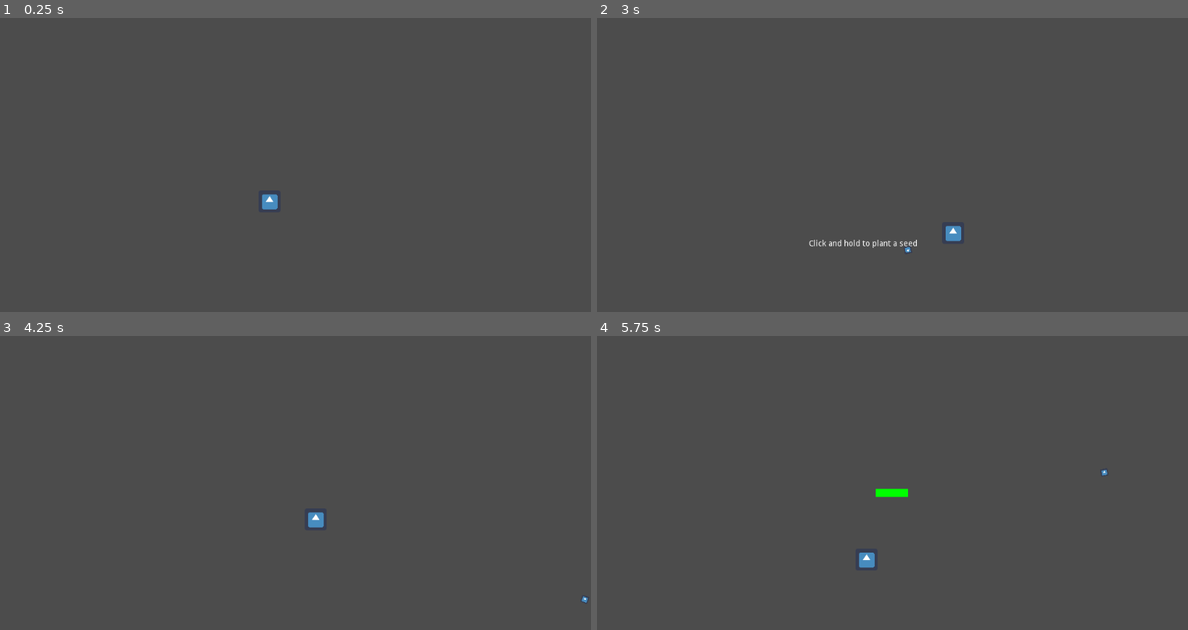
Above: before the commit, frames 1-4 (two rows, left to right).
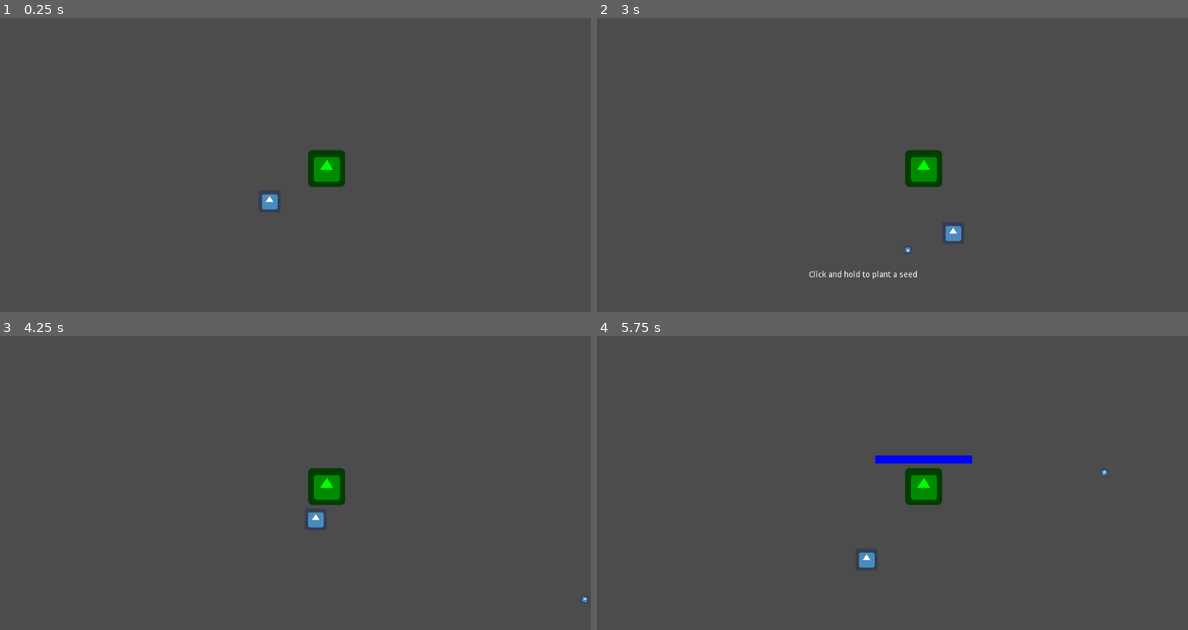
Above: after the commit, the same moments.

Repository: HedgeLizards/GGJ22
Game: Godot game, scene res://scenes/Main.tscn
Same seed, same stepped clock (60 frames per second), same inputs: the game is played once before the commit and once after it. The engine's default icon, where the game draws it, is replaced by a stand-in: a white triangle on a blue panel in a dark square.
Inputs (mouse positions are in pixels of both pictures, inside the frame that each line leads up to):
- Up to frame 1 (0.25 s): no input
- Up to frame 2 (3 s): tap Enter at 0.5 s; move the mouse to (1022, 173) at 0.52 s; press the mouse at (1022, 173) at 0.53 s; hold D (right) 0.53-1.28 s; move the mouse to (774, 209) at 1.27 s; release the mouse at (774, 209) at 1.28 s; hold S (down) 1.28-2.03 s; click (774, 209) at 1.35 s; move the mouse to (951, 115) at 2.02 s; press the mouse at (951, 115) at 2.03 s; hold D (right) 2.03-2.78 s; move the mouse to (862, 259) at 2.77 s; release the mouse at (862, 259) at 2.78 s; hold W (up) from 2.78 s (still down); click (862, 259) at 2.85 s
- Up to frame 3 (4.25 s): move the mouse to (472, 559) at 3.52 s; release W (up) at 3.53 s; press the mouse at (472, 559) at 3.53 s; hold A (left) from 3.53 s (still down)
- Up to frame 4 (5.75 s): move the mouse to (715, 456) at 4.27 s; release the mouse at (715, 456) at 4.28 s; click (715, 456) at 4.35 s; move the mouse to (922, 509) at 5.02 s; release A (left) at 5.03 s; press the mouse at (922, 509) at 5.03 s; hold S (down) from 5.03 s (still down)

The runs differ from the first frame. In frame 1, 0.8% of the frame differs, in the area x 52-59%, y 44-58%; in frame 2, 1.2%; in frame 3, 0.8%; in frame 4, 1.4%, in the area x 47-64%, y 40-58%.

Commit message:
implemented Plant

Diff:
--- a/scenes/Main.tscn
+++ b/scenes/Main.tscn
@@ -1,9 +1,15 @@
-[gd_scene load_steps=3 format=2]
+[gd_scene load_steps=5 format=2]
 
 [ext_resource path="res://scenes/Player.tscn" type="PackedScene" id=1]
 [ext_resource path="res://scripts/Tooltip.gd" type="Script" id=2]
+[ext_resource path="res://scripts/Main.gd" type="Script" id=3]
+[ext_resource path="res://scenes/Plant.tscn" type="PackedScene" id=4]
 
 [node name="Main" type="Node"]
+script = ExtResource( 3 )
+
+[node name="Plant" parent="." instance=ExtResource( 4 )]
+position = Vector2( 566, 262 )
 
 [node name="Player" parent="." instance=ExtResource( 1 )]
 position = Vector2( 467, 319 )
--- /dev/null
+++ b/scenes/Plant.tscn
@@ -0,0 +1,24 @@
+[gd_scene load_steps=4 format=2]
+
+[ext_resource path="res://assets/icon.png" type="Texture" id=1]
+[ext_resource path="res://scripts/Plant.gd" type="Script" id=2]
+
+[sub_resource type="CircleShape2D" id=1]
+radius = 50.0
+
+[node name="Plant" type="Node2D"]
+script = ExtResource( 2 )
+
+[node name="Area2D" type="Area2D" parent="."]
+monitoring = false
+monitorable = false
+
+[node name="CollisionShape2D" type="CollisionShape2D" parent="Area2D"]
+shape = SubResource( 1 )
+
+[node name="Sprite" type="Sprite" parent="."]
+modulate = Color( 0, 1, 0, 1 )
+texture = ExtResource( 1 )
+
+[connection signal="mouse_entered" from="Area2D" to="." method="_on_Area2D_mouse_entered"]
+[connection signal="mouse_exited" from="Area2D" to="." method="_on_Area2D_mouse_exited"]
--- /dev/null
+++ b/scripts/Main.gd
@@ -0,0 +1,4 @@
+extends Node
+
+var seeds = 5
+var hovered_plant
--- /dev/null
+++ b/scripts/Plant.gd
@@ -0,0 +1,37 @@
+extends Node2D
+
+var humidity = 1
+var watered = false
+var fullgrown = false
+
+onready var Main = get_parent()
+onready var Tooltip = Main.get_node('Tooltip')
+
+func _process(delta):
+	if watered:
+		humidity = min(humidity + delta / 2, 1)
+	else:
+		humidity -= delta / 20
+
+		if humidity <= 0:
+			_on_Area2D_mouse_exited()
+
+			queue_free()
+
+	update()
+
+func _on_Area2D_mouse_entered():
+	Main.hovered_plant = self
+
+	Tooltip.text = 'Click and hold to water the plant'
+
+func _on_Area2D_mouse_exited():
+	if Main.hovered_plant == self:
+		Main.hovered_plant = null
+
+		Tooltip.text = 'Click and hold to plant a seed'
+
+func _draw():
+	if Main.hovered_plant == self:
+		draw_rect(Rect2(-82, -52, 164, 10), Color.blue, false, 4)
+		draw_rect(Rect2(-80, -50, 160 * humidity, 6), Color.blue)
--- a/scripts/Tooltip.gd
+++ b/scripts/Tooltip.gd
@@ -1,13 +1,18 @@
 extends Label
 
+enum { IDLE, PLANTING, WATERING, HARVESTING }
+
+var action = IDLE
+var plant
 var animation = 0
 
 onready var Player = $'../Player'
+onready var Main = get_parent()
 onready var viewport = get_viewport()
 
 func update_position_and_visibility(mouse_position):
 	if mouse_position.distance_to(Player.position) < 200:
-		rect_position = mouse_position - Vector2(rect_size.x / 2, rect_size.y + 20)
+		rect_position = mouse_position + Vector2(-rect_size.x / 2, 20)
 
 		Input.set_default_cursor_shape(CURSOR_POINTING_HAND)
 
@@ -18,30 +23,48 @@
 		visible = false
 
 func _input(event):
-	if event is InputEventMouseMotion && animation == 0:
+	if event is InputEventMouseMotion && action == IDLE:
 		update_position_and_visibility(event.position)
-	elif event is InputEventMouseButton && event.button_index == BUTTON_LEFT:
+	elif visible && event is InputEventMouseButton && event.button_index == BUTTON_LEFT:
 		if event.pressed:
-			visible_characters = 0
+			percent_visible = 0
 
-			$Tween.interpolate_property(self, 'animation', null, 1, 2)
-			$Tween.start()
+			if Main.hovered_plant == null:
+				$Tween.interpolate_property(self, 'animation', 0, 1, 2)
+				$Tween.start()
+
+				action = PLANTING
+			elif Main.hovered_plant.fullgrown:
+				action = HARVESTING
+			else:
+				action = WATERING
+
+				plant = Main.hovered_plant
+				plant.watered = true
 		else:
-			visible_characters = -1
+			percent_visible = 1
 
-			if animation > 0:
+			if action != IDLE:
 				$Tween.remove_all()
 
 				_on_Tween_tween_completed(null, null)
+
+				action = IDLE
 
 func _on_Tween_tween_step(object, key, elapsed, value):
 	update()
 
 func _on_Tween_tween_completed(object, key):
-	animation = 0
+	match action:
+		WATERING:
+			plant.watered = false
+		PLANTING:
+			action = IDLE
 
-	update_position_and_visibility(viewport.get_mouse_position())
-	update()
+			update_position_and_visibility(viewport.get_mouse_position())
+			update()
 
 func _draw():
-	draw_rect(Rect2(rect_size.x / 2 - 80, 0, 160 * animation, rect_size.y), Color.green)
+	if action == PLANTING:
+		draw_rect(Rect2(rect_size.x / 2 - 82, -2, 164, 10), Color.green, false, 4)
+		draw_rect(Rect2(rect_size.x / 2 - 80, 0, 160 * animation, 6), Color.green)
